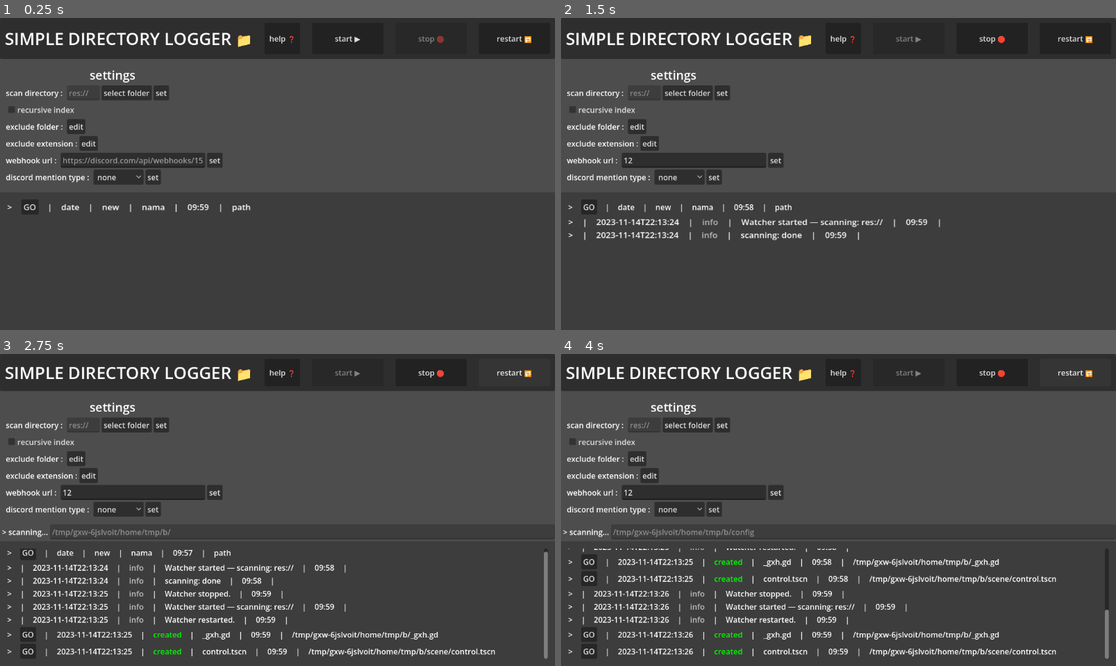
Above: before the commit, frames 1-4 (two rows, left to right).
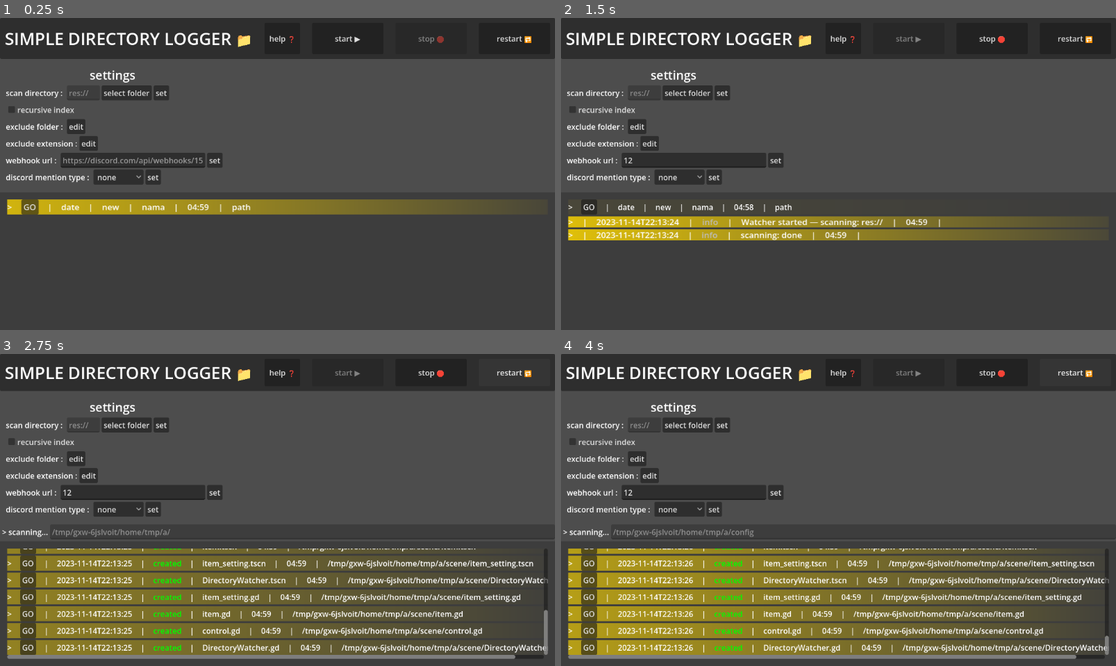
Above: after the commit, the same moments.

Repository: bones-pup/simple-directory-logger
Game: Godot game, scene res://scene/control.tscn
The game is run twice, just before and just after one commit, with the same random seed, the same clock (stepped at 60 frames per second) and the same inputs.
Inputs (mouse positions are in pixels of both pictures, inside the frame that each line leads up to):
- Up to frame 1 (0.25 s): no input
- Up to frame 2 (1.5 s): click (694, 161) at 0.52 s; type "12" at 0.6 s; click "start ▶️" at 1.25 s
- Up to frame 3 (2.75 s): click "restart 🔁" at 2 s
- Up to frame 4 (4 s): click "restart 🔁" at 2.75 s; click "restart 🔁" at 3.5 s

The runs differ from the first frame. In frame 1, 4.2% of the frame differs, in the area x 1-90%, y 58-64%; in frame 2, 6.4%; in frame 3, 25%; in frame 4, 27%, in the area x 1-99%, y 56-98%.

Commit message:
v 1.0.0 alpha

Diff:
--- a/scene/DirectoryWatcher.gd
+++ b/scene/DirectoryWatcher.gd
@@ -16,7 +16,7 @@
 }
 
 @export var scan_delay: float = 0
-@export var scan_step := 300
+@export var scan_step := 250
 @export var discord_webhook_url: String = ""
 @export var recursive: bool = true
 @export var mention_type: MentionType = MentionType.NONE
--- a/scene/control.gd
+++ b/scene/control.gd
@@ -206,9 +206,9 @@
 		i.path_label.text = file
 		i.jenis.add_theme_color_override("font_color", Color.GREEN)
 		i.finish_init_data = true
-		await get_tree().process_frame
-		var scrollbar = main_container_scroll_container.get_v_scroll_bar()
-		main_container_scroll_container.scroll_vertical = scrollbar.max_value
+	await get_tree().process_frame
+	var scrollbar = main_container_scroll_container.get_v_scroll_bar()
+	main_container_scroll_container.scroll_vertical = scrollbar.max_value
 
 
 func _on_directory_watcher_files_deleted(files: PackedStringArray) -> void:
@@ -223,9 +223,9 @@
 		i.path_label.text = file
 		i.jenis.add_theme_color_override("font_color", Color.RED)
 		i.finish_init_data = true
-		await get_tree().process_frame
-		var scrollbar = main_container_scroll_container.get_v_scroll_bar()
-		main_container_scroll_container.scroll_vertical = scrollbar.max_value
+	await get_tree().process_frame
+	var scrollbar = main_container_scroll_container.get_v_scroll_bar()
+	main_container_scroll_container.scroll_vertical = scrollbar.max_value
 
 
 func _on_directory_watcher_files_modified(files: PackedStringArray) -> void:
@@ -239,9 +239,9 @@
 		i.path_label.text = file
 		i.jenis.add_theme_color_override("font_color", Color.ORANGE)
 		i.finish_init_data = true
-		await get_tree().process_frame
-		var scrollbar = main_container_scroll_container.get_v_scroll_bar()
-		main_container_scroll_container.scroll_vertical = scrollbar.max_value
+	await get_tree().process_frame
+	var scrollbar = main_container_scroll_container.get_v_scroll_bar()
+	main_container_scroll_container.scroll_vertical = scrollbar.max_value
 
 
 # ─────────────────────────────────────────────
--- a/scene/control.tscn
+++ b/scene/control.tscn
@@ -307,6 +307,7 @@
 [node name="main_container" type="VBoxContainer" parent="VBoxContainer/Panel/MarginContainer2/ScrollContainer" unique_id=132913830]
 unique_name_in_owner = true
 layout_mode = 2
+size_flags_horizontal = 3
 alignment = 2
 
 [node name="item" parent="VBoxContainer/Panel/MarginContainer2/ScrollContainer/main_container" unique_id=1234899421 instance=ExtResource("3_qtu10")]
--- a/scene/item.gd
+++ b/scene/item.gd
@@ -8,6 +8,8 @@
 @onready var lifetime: Label = $lifetime
 
 var finish_init_data:bool = false
+var flash_color: Color = Color(1.0, 0.85, 0.0, 0.5)
+var alpha_fade:float = 1.0
 
 const LOG_PATH = "user://watcher.log"
 const MAX_LOG_SIZE = 5 * 1024 * 1024  # 5MB per file
@@ -25,6 +27,18 @@
 	#tw.tween_property(self,"modulate:a",1.0,0.5)
 	tw.tween_property(self,"scale",Vector2(1.1,1.0),0.2)
 	tw.tween_property(self,"scale",Vector2(1.0,1.0),0.2)
+
+
+		# Memastikan background menggambar ulang setiap kali ukuran HBox berubah
+	item_rect_changed.connect(queue_redraw)
+
+	# Membuat animasi fadeout menggunakan Tween langsung dari _ready
+	var tween = create_tween()
+	# Menganimasikan properti 'a' (alpha/transparansi) pada flash_color menjadi 0 (hilang) selama 1.0 detik
+	tween.tween_property(self, "alpha_fade", 0.0, 2.0).set_trans(Tween.TRANS_QUAD).set_ease(Tween.EASE_OUT)
+
+	# Menghubungkan proses animasi ke fungsi menggambar ulang
+	tween.tween_callback(queue_redraw) # Memastikan redraw terakhir bersih
 
 
 func go(target_path:String):
@@ -52,6 +66,11 @@
 	if finish_init_data:
 		_append_to_log(jenis.text,nama.text,path_label.text)
 		finish_init_data = false #agar tidak loop
+
+
+	if alpha_fade > 0.0:
+		queue_redraw()
+
 
 func _on_lifetime_timeout_timeout() -> void:
 	queue_free()
@@ -101,3 +120,24 @@
 
 	file.store_string(line)
 	file.close()
+
+func _draw() -> void:
+	if alpha_fade > 0.0:
+		# Poin sudut kotak: [Kiri-Atas, Kanan-Atas, Kanan-Bawah, Kiri-Bawah]
+		var points = PackedVector2Array([
+			Vector2(0, 0),
+			Vector2(size.x, 0),
+			Vector2(size.x, size.y),
+			Vector2(0, size.y)
+		])
+
+		# CONTOH 1: Gradien Kuning ke Transparan (Kiri ke Kanan)
+		var colors = PackedColorArray([
+			Color(1.0, 0.85, 0.0, alpha_fade),       # Kiri-Atas (Kuning)
+			Color(1.0, 0.85, 0.0, 0.0),              # Kanan-Atas (Transparan)
+			Color(1.0, 0.85, 0.0, 0.0),              # Kanan-Bawah (Transparan)
+			Color(1.0, 0.85, 0.0, alpha_fade)        # Kiri-Bawah (Kuning)
+		])
+
+		# Menggambar kotak dengan warna berbeda di tiap sudut (Gradien)
+		draw_primitive(points, colors, PackedVector2Array())
--- a/scene/item.tscn
+++ b/scene/item.tscn
@@ -57,7 +57,7 @@
 text = "path"
 
 [node name="Lifetime_timeout" type="Timer" parent="." unique_id=494551981]
-wait_time = 600.0
+wait_time = 300.0
 autostart = true
 
 [connection signal="pressed" from="go" to="." method="_on_go_pressed"]
